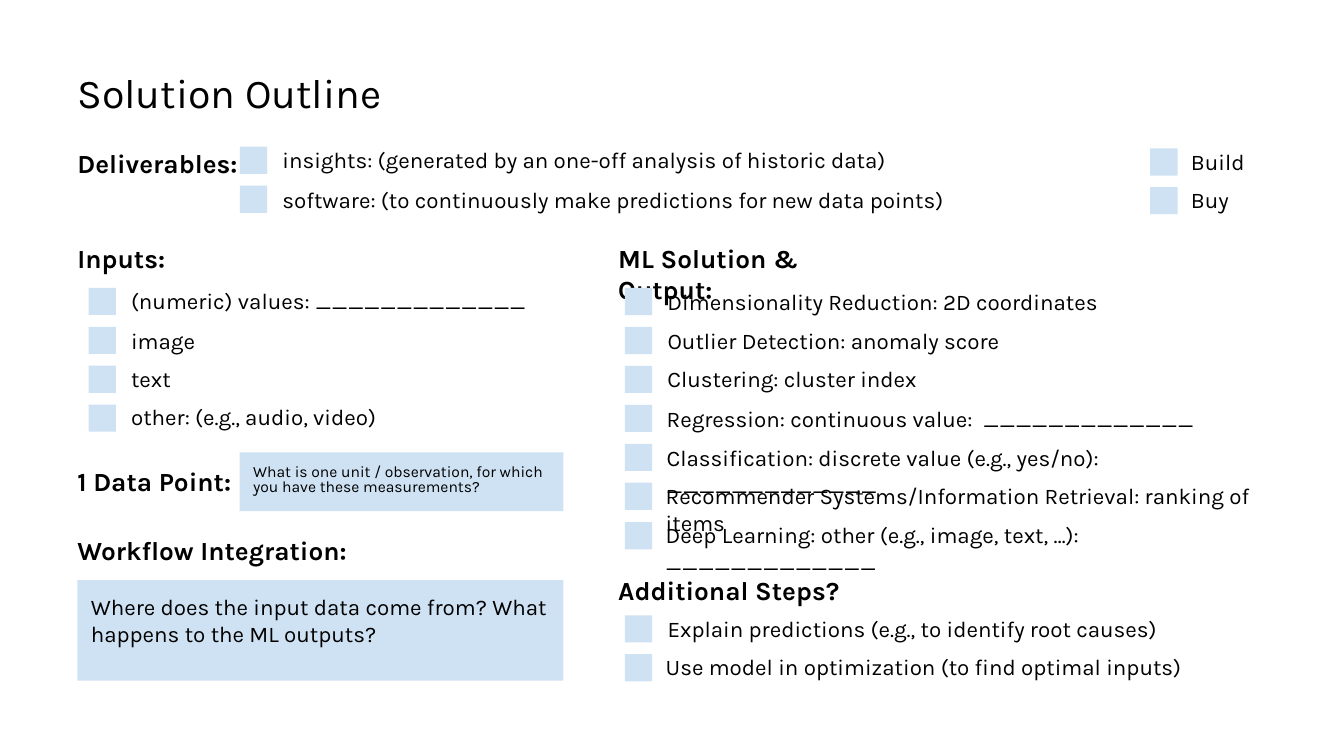
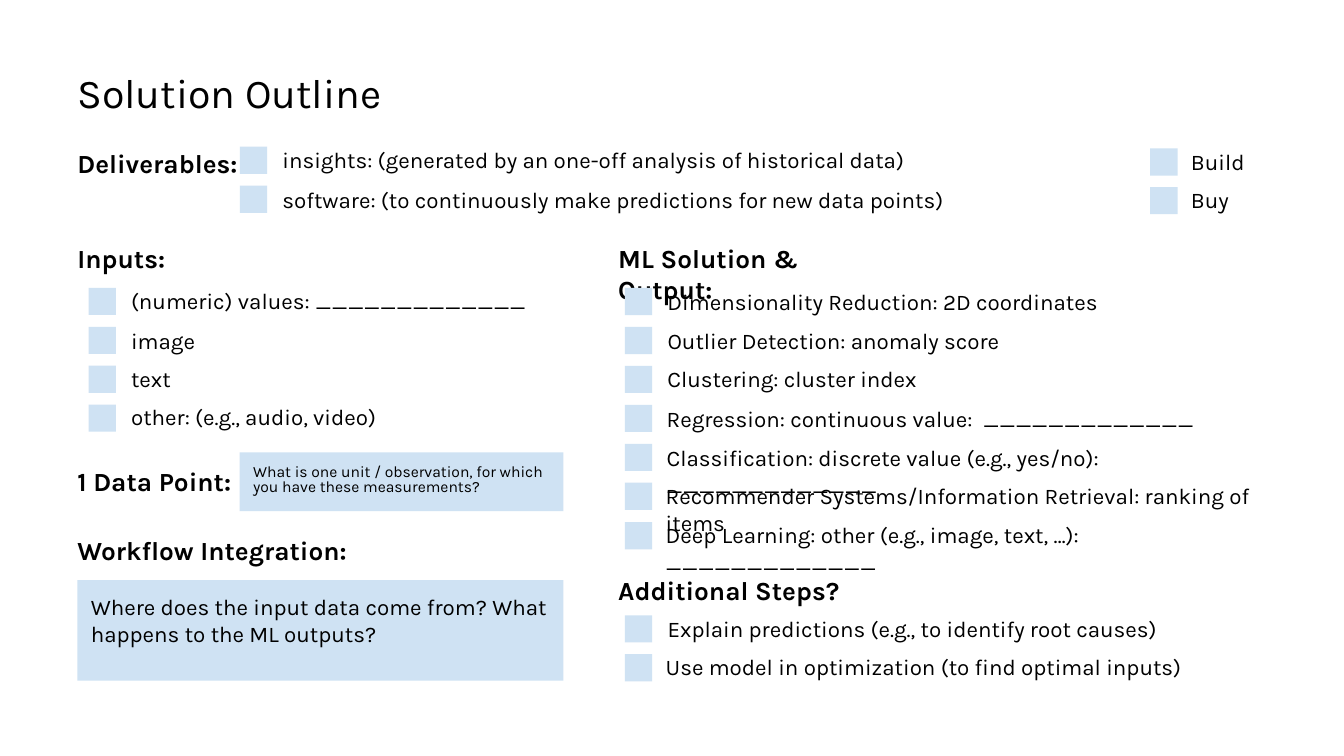
Before and after one commit to cod3licious/cod3licious.github.io, a slide deck: slide 3 of mlws_resources/exercise_your_ml_project_template.pptx. Drawn at 1344x756 pixels with LibreOffice and Linux fonts; fonts in the diff are those of the drawing. Boxes give left, top, right and bottom in pixels: in the first picture for what was removed or moved away, otherwise in the second. Text is boxed around its words. In the diff, an @@ line names an element or a change of style, - is before the commit and + after.

```diff
--- a/mlws_resources/exercise_your_ml_project_template.pptx
+++ b/mlws_resources/exercise_your_ml_project_template.pptx
@@ text at (x1=282, y1=152, x2=904, y2=174): text changed @@
-insights: (generated by an one-off analysis of historic data)
+insights: (generated by an one-off analysis of historical data)
```
Also in this commit, not shown: 3 other files.
